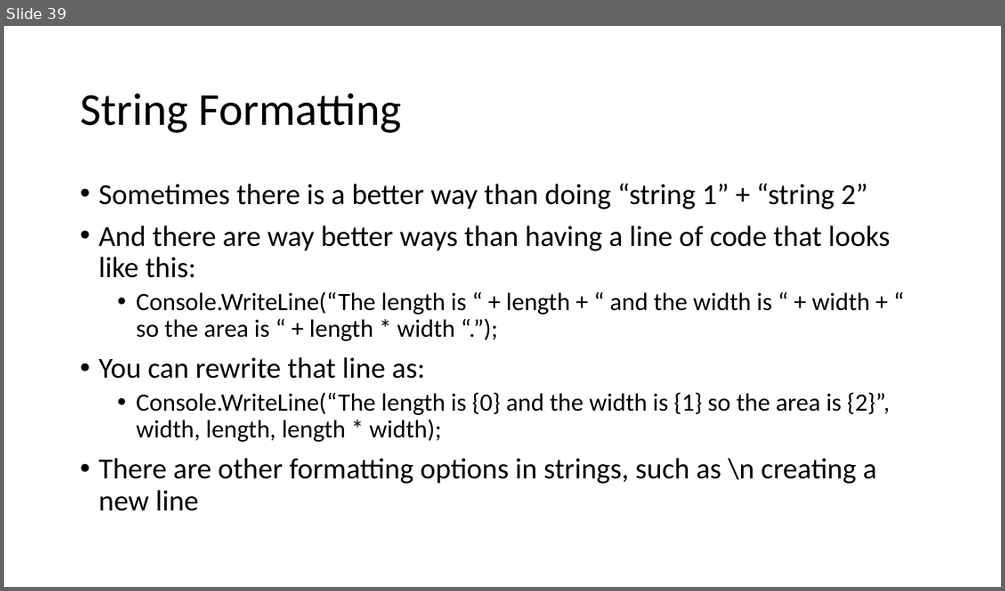
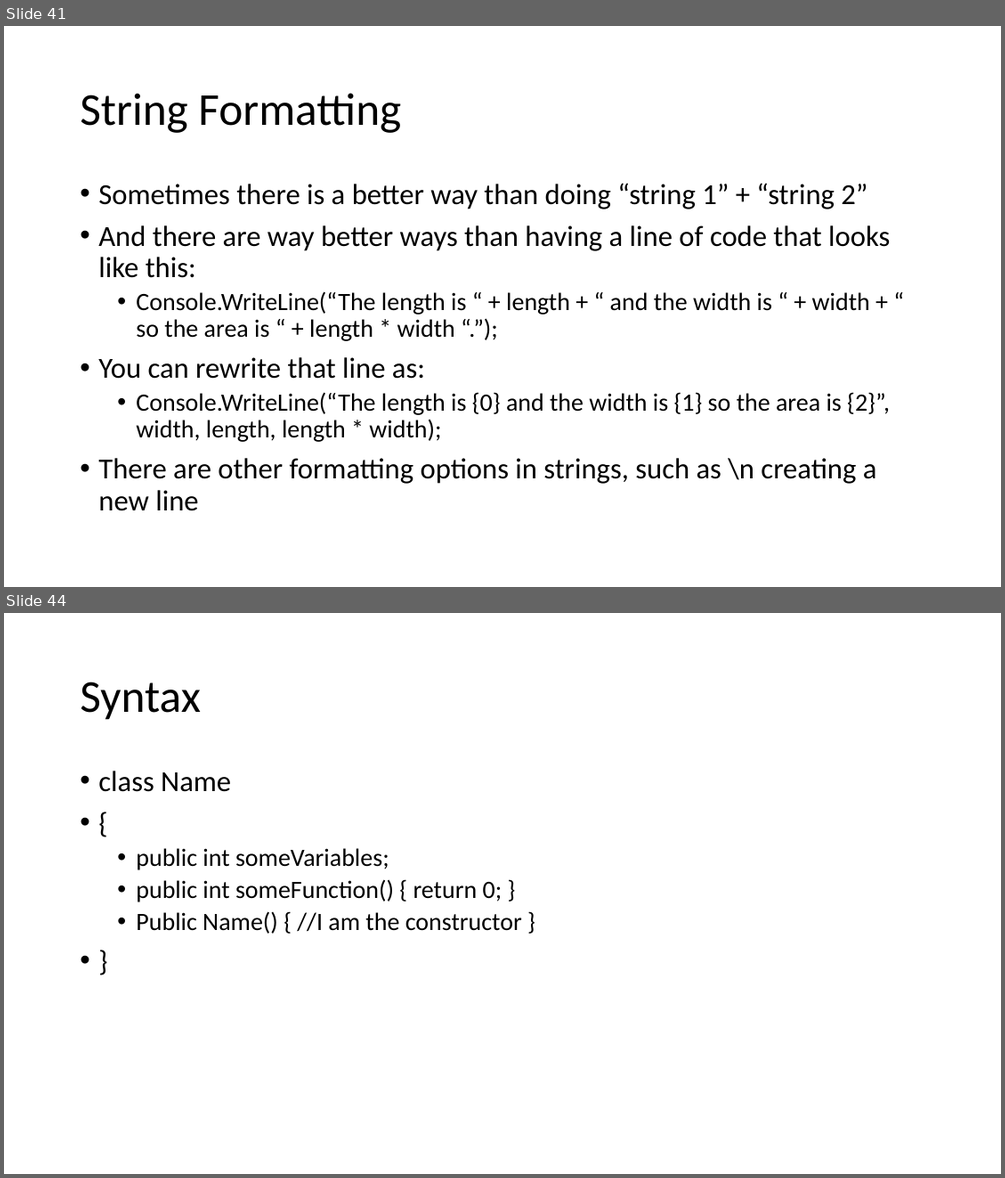
Before and after one commit to uugengiven/academypgh, a slide deck: Code/Slides/Academy PGH 1.1.pptx. Shown one above the other, each under a label of ours: slide 39 before the commit, slides 41 and 44 after it; the slides between them are not shown. The pictures are 1005x591 and 1005x1178 pixels, drawn with LibreOffice and Linux fonts; fonts in the diff are those of the drawing. Boxes give left, top, right and bottom in pixels: in the first picture for what was removed or moved away, otherwise in the second. Text is boxed around its words. In the diff, an @@ line names an element or a change of style, - is before the commit and + after.

```diff
--- a/Code/Slides/Academy PGH 1.1.pptx
+++ b/Code/Slides/Academy PGH 1.1.pptx
@@ slide 44 added at <box>4,613,1001,1174</box>, background #FFFFFF @@
@@ title added at <box>80,682,201,720</box>, 44 pt, text #000000 @@
+Syntax
@@ text added at <box>98,771,522,933</box>, 24 pt, text #000000 @@
+• class Name
+• {
+  • public int someVariables;
+  • public int someFunction() { return 0; }
+  • Public Name() { //I am the constructor }
+• }
@@ what was slide 39 is now slide 41 @@
```
Also in this commit, not shown: 3 slides changed, 6 other slides added.
